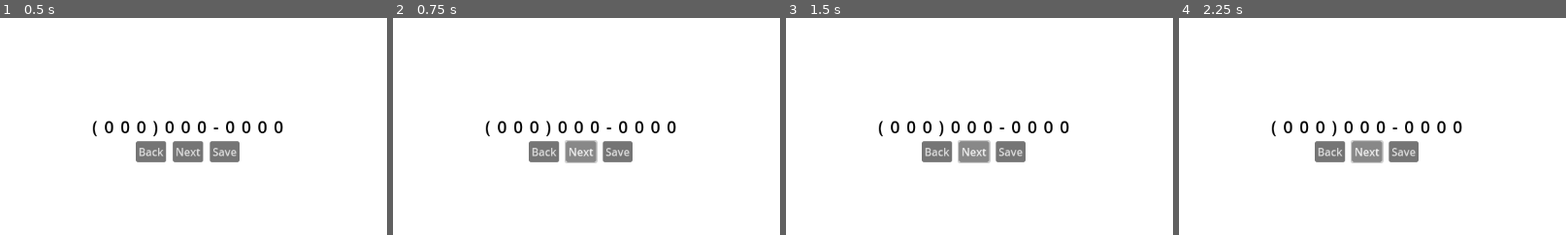
Above: before the commit, frames 1-4 (left to right).
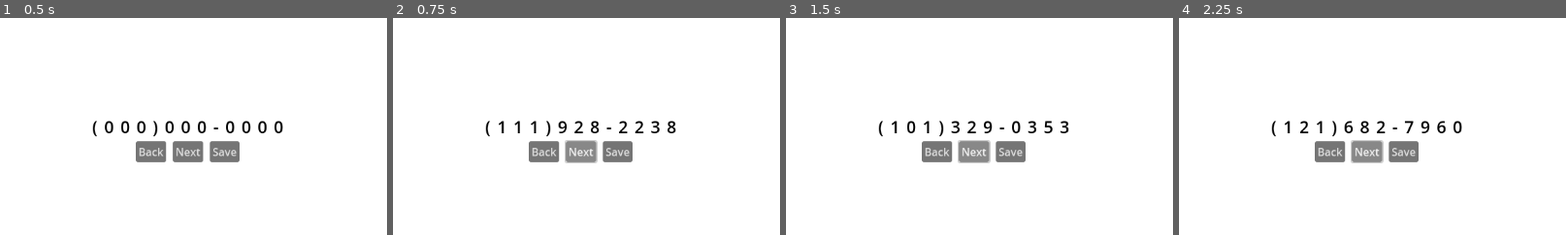
Above: after the commit, the same moments.

Repository: mjcampos/phone_number_entry
Game: Godot game, scene res://MainView/main_view.tscn
Two runs of this game, one before a commit and one after it. Both use one fixed random seed, a clock stepped at 60 frames per second and the inputs below.
Inputs:
- Up to frame 1 (0.5 s): no input
- Up to frame 2 (0.75 s): click "Next" at 0.5 s
- Up to frame 3 (1.5 s): click "Next" at 1.25 s
- Up to frame 4 (2.25 s): click "Next" at 2 s
The pictures show only the part of the screen within x 26-76%, y 22-72%; the shares and areas given below are measured in that part.

Frame 1 is identical in both runs. In frame 2, 0.8% of the frame differs, in the area x 27-74%, y 47-54%; in frame 3, 0.6%; in frame 4, 0.7%.

Commit message:
Setup of Next button

Diff:
--- a/MainView/main_view.gd
+++ b/MainView/main_view.gd
@@ -1,25 +1,43 @@
 extends Control
 
+@onready var digit: Label = %digit
+@onready var digit_2: Label = %digit2
+@onready var digit_3: Label = %digit3
+@onready var digit_4: Label = %digit4
+@onready var digit_5: Label = %digit5
+@onready var digit_6: Label = %digit6
+@onready var digit_7: Label = %digit7
+@onready var digit_8: Label = %digit8
+@onready var digit_9: Label = %digit9
+@onready var digit_10: Label = %digit10
+
 var generated_numbers: Array = []
+var digits_label_array: Array = []
+
+func _ready() -> void:
+	digits_label_array = [digit, digit_2, digit_3, digit_4, digit_5, digit_6, digit_7, digit_8, digit_9, digit_10]
 
 func _on_next_button_pressed() -> void:
-	print(generate_random_phone_number_digits())
+	var digits_array = generate_random_phone_number_digits()
+
+	for i in digits_label_array.size():
+		digits_label_array[i].text = str(digits_array[i])
 
 func generate_random_phone_number_digits():
 	# Initialize an empty array to store digits
-	var digits_array = []
+	var digits_array: Array = []
 
 	# Loop until return unique array of digits
 	while true:
 		# Generate a random 10-digit number
-		var random_number = randi_range(1000000000, 9999999999)
+		var random_number := randi_range(1000000000, 9999999999)
 
 		if random_number not in generated_numbers:
 			# Save unique number
 			generated_numbers.append(random_number)
 
 			# Conver the number to a string
-			var number_str = str(random_number)
+			var number_str := str(random_number)
 
 			# Iterate over each character in the string
 			for i in range(number_str.length()):
--- a/MainView/main_view.tscn
+++ b/MainView/main_view.tscn
@@ -43,21 +43,24 @@
 horizontal_alignment = 1
 vertical_alignment = 1
 
-[node name="Label10" type="Label" parent="VBoxContainer/DigitsDisplayContainer"]
+[node name="digit" type="Label" parent="VBoxContainer/DigitsDisplayContainer"]
+unique_name_in_owner = true
 layout_mode = 2
 text = "0"
 label_settings = ExtResource("1_6lghw")
 horizontal_alignment = 1
 vertical_alignment = 1
 
-[node name="Label2" type="Label" parent="VBoxContainer/DigitsDisplayContainer"]
+[node name="digit2" type="Label" parent="VBoxContainer/DigitsDisplayContainer"]
+unique_name_in_owner = true
 layout_mode = 2
 text = "0"
 label_settings = ExtResource("1_6lghw")
 horizontal_alignment = 1
 vertical_alignment = 1
 
-[node name="Label3" type="Label" parent="VBoxContainer/DigitsDisplayContainer"]
+[node name="digit3" type="Label" parent="VBoxContainer/DigitsDisplayContainer"]
+unique_name_in_owner = true
 layout_mode = 2
 text = "0"
 label_settings = ExtResource("1_6lghw")
@@ -71,21 +74,24 @@
 horizontal_alignment = 1
 vertical_alignment = 1
 
-[node name="Label11" type="Label" parent="VBoxContainer/DigitsDisplayContainer"]
+[node name="digit4" type="Label" parent="VBoxContainer/DigitsDisplayContainer"]
+unique_name_in_owner = true
 layout_mode = 2
 text = "0"
 label_settings = ExtResource("1_6lghw")
 horizontal_alignment = 1
 vertical_alignment = 1
 
-[node name="Label5" type="Label" parent="VBoxContainer/DigitsDisplayContainer"]
+[node name="digit5" type="Label" parent="VBoxContainer/DigitsDisplayContainer"]
+unique_name_in_owner = true
 layout_mode = 2
 text = "0"
 label_settings = ExtResource("1_6lghw")
 horizontal_alignment = 1
 vertical_alignment = 1
 
-[node name="Label6" type="Label" parent="VBoxContainer/DigitsDisplayContainer"]
+[node name="digit6" type="Label" parent="VBoxContainer/DigitsDisplayContainer"]
+unique_name_in_owner = true
 layout_mode = 2
 text = "0"
 label_settings = ExtResource("1_6lghw")
@@ -99,28 +105,32 @@
 horizontal_alignment = 1
 vertical_alignment = 1
 
-[node name="Label7" type="Label" parent="VBoxContainer/DigitsDisplayContainer"]
+[node name="digit7" type="Label" parent="VBoxContainer/DigitsDisplayContainer"]
+unique_name_in_owner = true
 layout_mode = 2
 text = "0"
 label_settings = ExtResource("1_6lghw")
 horizontal_alignment = 1
 vertical_alignment = 1
 
-[node name="Label8" type="Label" parent="VBoxContainer/DigitsDisplayContainer"]
+[node name="digit8" type="Label" parent="VBoxContainer/DigitsDisplayContainer"]
+unique_name_in_owner = true
 layout_mode = 2
 text = "0"
 label_settings = ExtResource("1_6lghw")
 horizontal_alignment = 1
 vertical_alignment = 1
 
-[node name="Label13" type="Label" parent="VBoxContainer/DigitsDisplayContainer"]
+[node name="digit9" type="Label" parent="VBoxContainer/DigitsDisplayContainer"]
+unique_name_in_owner = true
 layout_mode = 2
 text = "0"
 label_settings = ExtResource("1_6lghw")
 horizontal_alignment = 1
 vertical_alignment = 1
 
-[node name="Label9" type="Label" parent="VBoxContainer/DigitsDisplayContainer"]
+[node name="digit10" type="Label" parent="VBoxContainer/DigitsDisplayContainer"]
+unique_name_in_owner = true
 layout_mode = 2
 text = "0"
 label_settings = ExtResource("1_6lghw")
